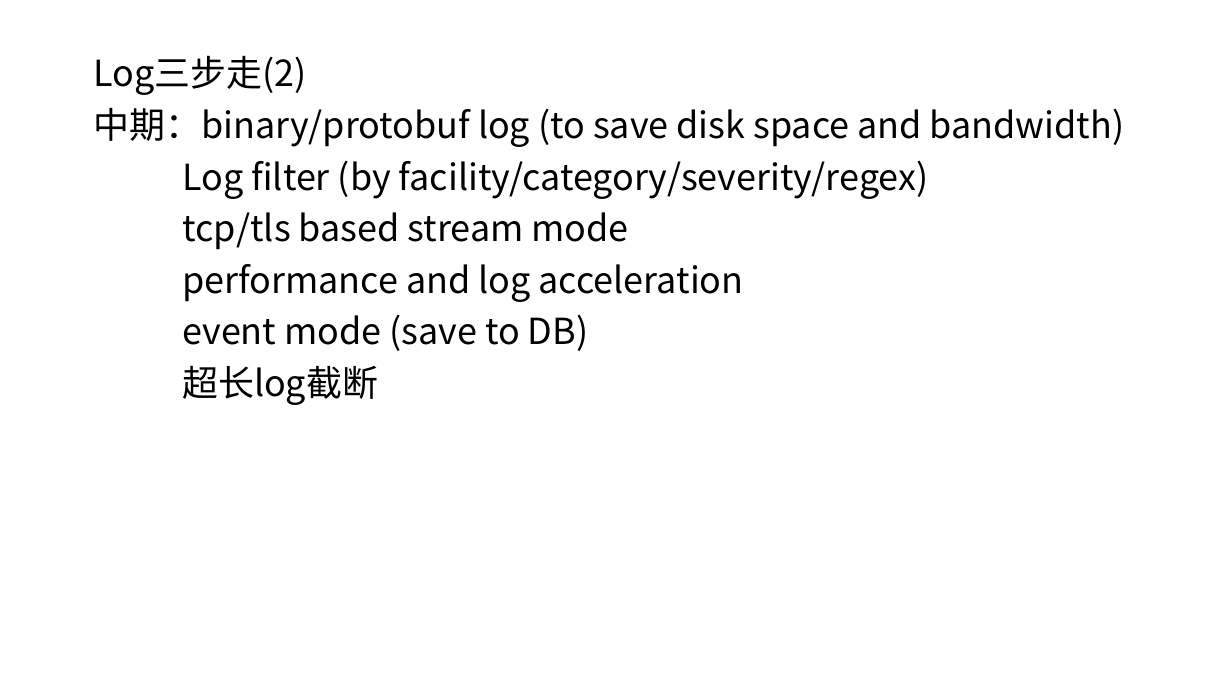
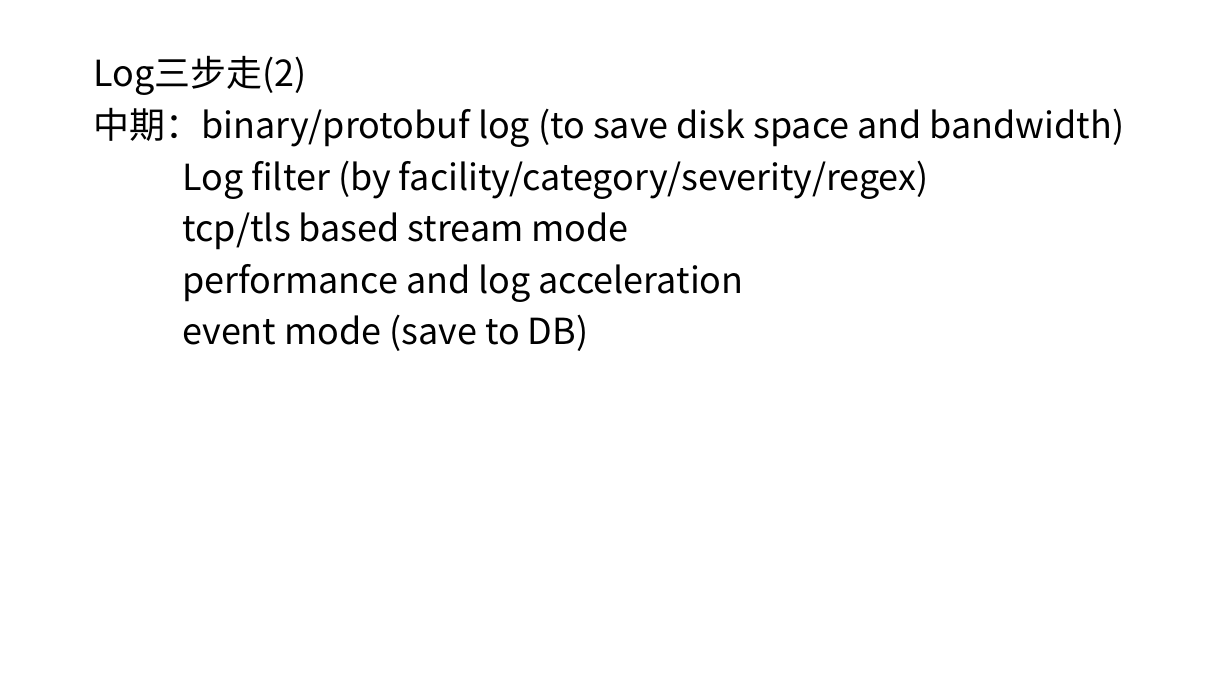
Before and after one commit to qicen/jw, a slide deck: slide 17 of log.pptx (slide 13 before the commit). Drawn at 1232x693 pixels with LibreOffice and Linux fonts; fonts in the diff are those of the drawing. Boxes give left, top, right and bottom in pixels: in the first picture for what was removed or moved away, otherwise in the second. Text is boxed around its words. In the diff, an @@ line names an element or a change of style, - is before the commit and + after.

```diff
--- a/log.pptx
+++ b/log.pptx
@@ text at [182,365,378,405]: paragraph removed @@
-超长log截断
```
Also in this commit, not shown: 8 other slides changed, 5 slides added, 1 slide removed.
